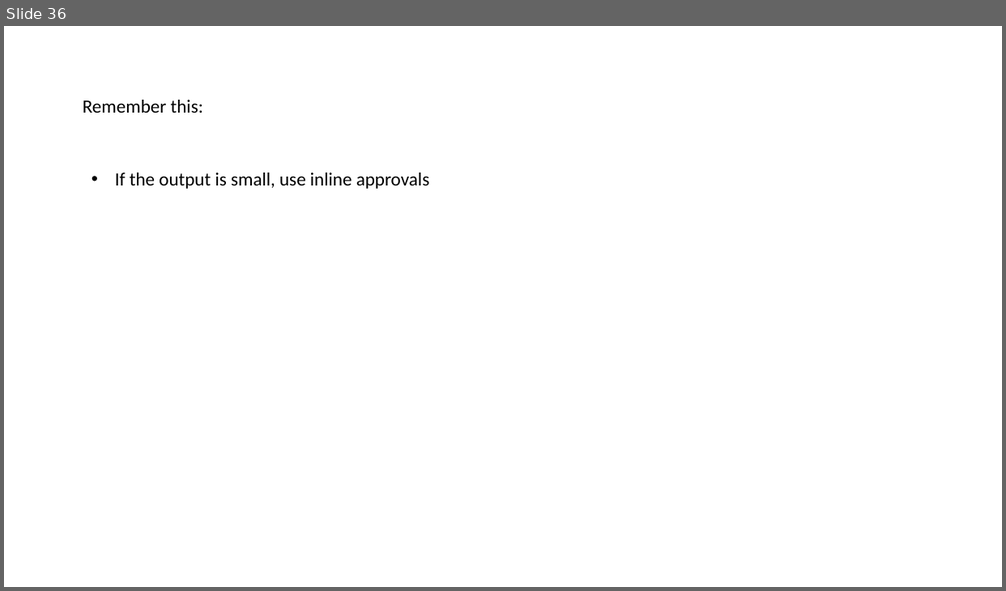
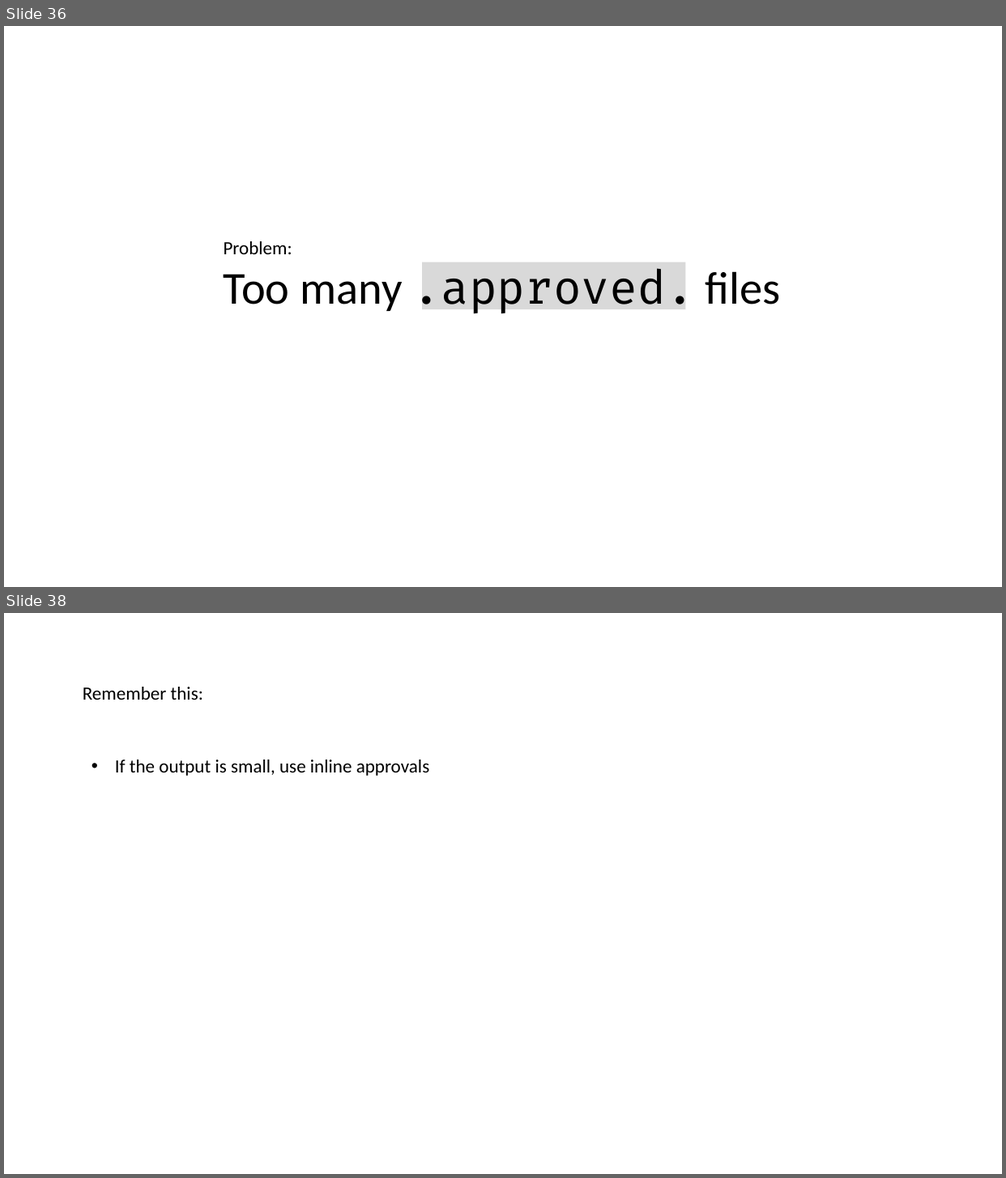
Before and after one commit to LearnWithLlew/TestingBetterWithApprovals.Slides, a slide deck: slides/Testing Better with Approvals.pptx. Shown one above the other, each under a label of ours: slide 36 before the commit, slides 36 and 38 after it; the slides between them are not shown. The pictures are 1006x591 and 1006x1178 pixels, drawn with LibreOffice and Linux fonts; fonts in the diff are those of the drawing. Boxes give left, top, right and bottom in pixels: in the first picture for what was removed or moved away, otherwise in the second. Text is boxed around its words. In the diff, an @@ line names an element or a change of style, - is before the commit and + after.

```diff
--- a/slides/Testing Better with Approvals.pptx
+++ b/slides/Testing Better with Approvals.pptx
@@ slide 36 added at (4,26,1002,587), background #FFFFFF @@
@@ text added at (224,241,780,314), 44 pt, text #000000 @@
+Problem:
+Too many .approved. files
@@ rectangle added at (423,263,686,310), fill #D9D9D9 @@
@@ what was slide 36 is now slide 38 @@
```
Also in this commit, not shown: 1 slide changed, 1 other slide added.
